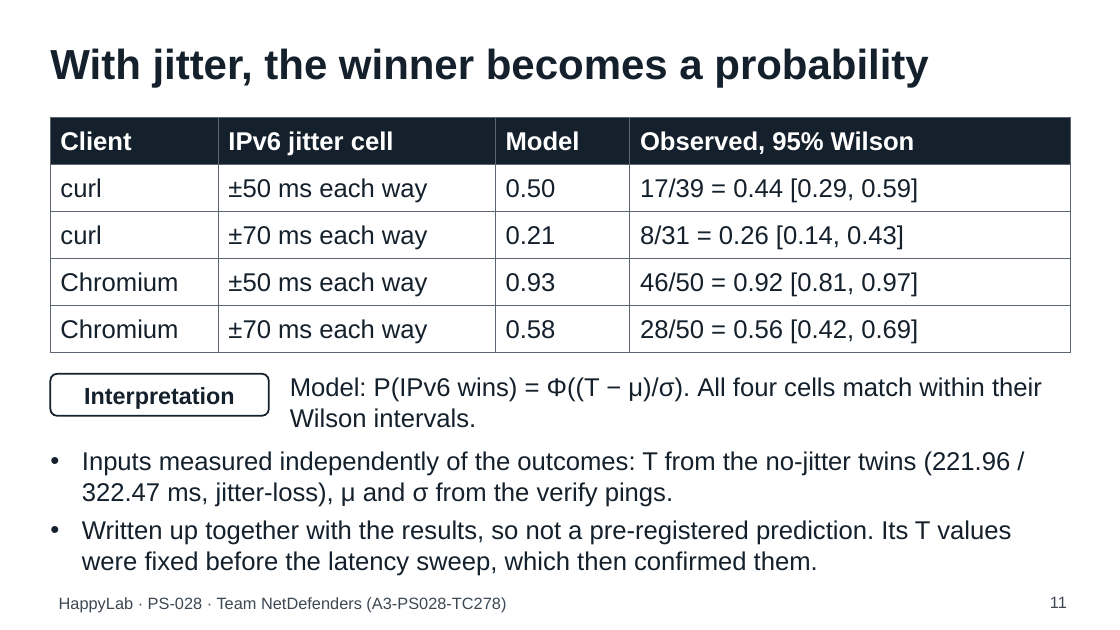
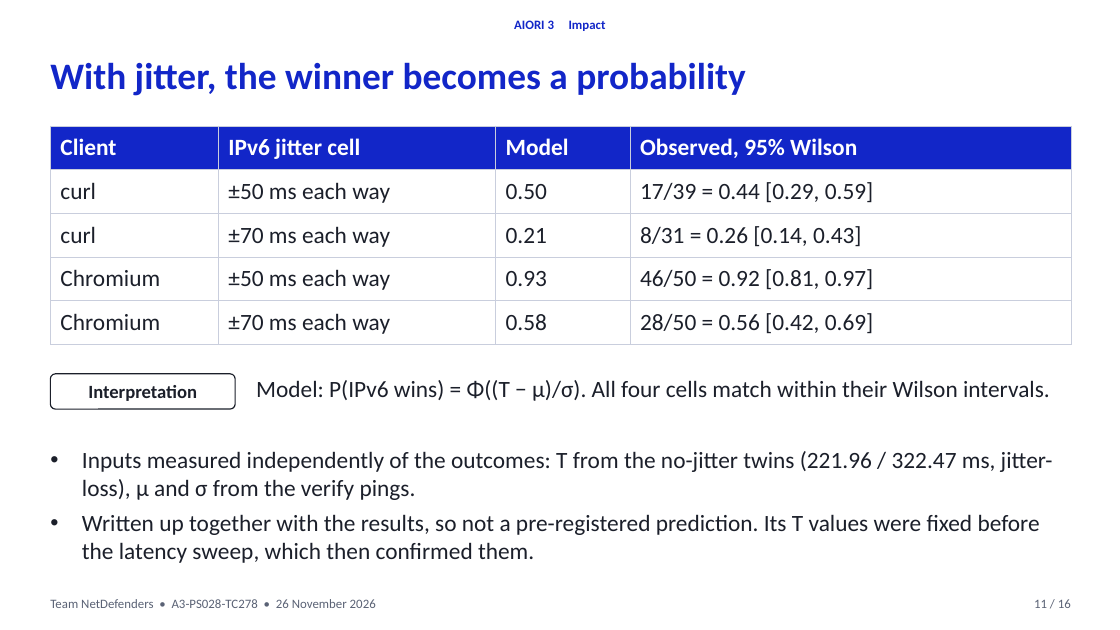
Before and after one commit to aiori-hackathon/A3-PS028-TC278, a slide deck: slide 11 of deck/HappyLab_PS028_TC278.pptx. Drawn at 1120x630 pixels with LibreOffice and Linux fonts; fonts in the diff are those of the drawing. Boxes give left, top, right and bottom in pixels: in the first picture for what was removed or moved away, otherwise in the second. Text is boxed around its words. In the diff, an @@ line names an element or a change of style, - is before the commit and + after.

```diff
--- a/deck/HappyLab_PS028_TC278.pptx
+++ b/deck/HappyLab_PS028_TC278.pptx
@@ text added at box(514, 20, 606, 31), 11 pt, text #1226C8, bold @@
+AIORI 3 Impact
@@ text "With jitter, the winner becomes ...": place and size @@
-text "With jitter, the winner becomes ..." at box(50, 48, 928, 88)
+text "With jitter, the winner becomes ..." at box(50, 62, 745, 96)
@@ text "With jitter, the winner becomes ..." at box(50, 62, 745, 96): size 36 to 32 pt, font Arial to Calibri, text colour #14202B to #1226C8 @@
@@ table at box(50, 126, 1071, 338) @@
@@ fill #14202B to #1226C8 in row 1 @@
@@ size 22 to 20 pt, font Arial to Calibri @@
@@ text colour #14202B to #1B1F2A in "curl", "±50 ms each way", "0.50", "17/39 = 0.44 [0.29, 0.59]" and 12 more places @@
@@ borders changed @@
@@ table: place and size @@
-table at box(50, 118, 1071, 348)
+table at box(50, 126, 1071, 338)
@@ rounded rectangle "Interpretation": place and size @@
-rounded rectangle "Interpretation" at box(50, 374, 269, 416)
+rounded rectangle "Interpretation" at box(50, 374, 235, 409)
@@ rounded rectangle "Interpretation" at box(50, 374, 235, 409): size 20 to 16 pt, font Arial to Calibri, text colour #14202B to #1B1F2A; outline #14202B 1.5 pt to #1B1F2A 1 pt; proportions changed @@
@@ text "Model: P(IPv6 wins) = Φ((T ..." at box(256, 380, 1050, 401): size 22 to 20 pt, font Arial to Calibri, text colour #14202B to #1B1F2A @@
@@ text "Model: P(IPv6 wins) = Φ((T ...": place and size @@
-text "Model: P(IPv6 wins) = Φ((T ..." at box(290, 377, 1042, 428)
+text "Model: P(IPv6 wins) = Φ((T ..." at box(256, 380, 1050, 401)
@@ text "Inputs measured independently of the ..." at box(82, 451, 1053, 563): size 22 to 20 pt, font Arial to Calibri, text colour #14202B to #1B1F2A @@
@@ text at box(50, 599, 376, 608): text changed; size 14 to 11 pt; font Arial to Calibri; text colour #3D4852 to #5A6275 @@
-HappyLab · PS-028 · Team NetDefenders (A3-PS028-TC278)
+Team NetDefenders • A3-PS028-TC278 • 26 November 2026
@@ text "11 / 16" at box(1034, 599, 1071, 608): vertical alignment top to middle @@
@@ text at box(1034, 599, 1071, 608): text changed; size 14 to 11 pt; font Arial to Calibri; text colour #3D4852 to #5A6275 @@
-11
+11 / 16
```
Also in this commit, not shown: 13 other slides changed, 2 slides added, 14 other files.
